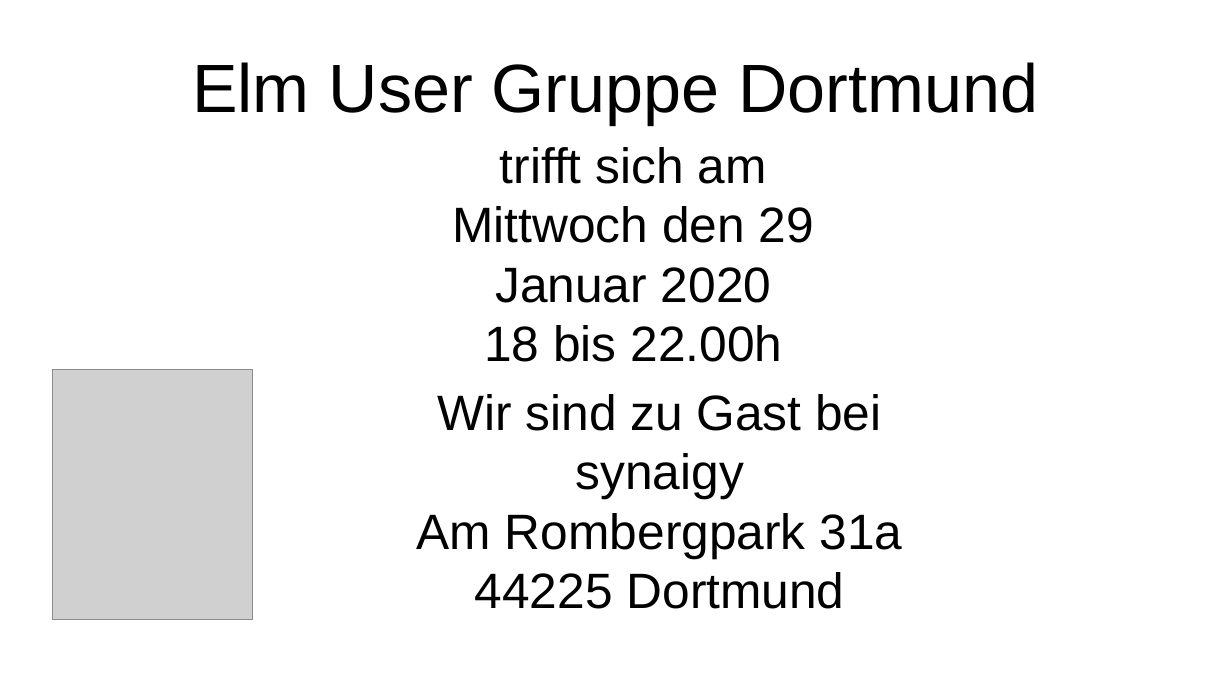
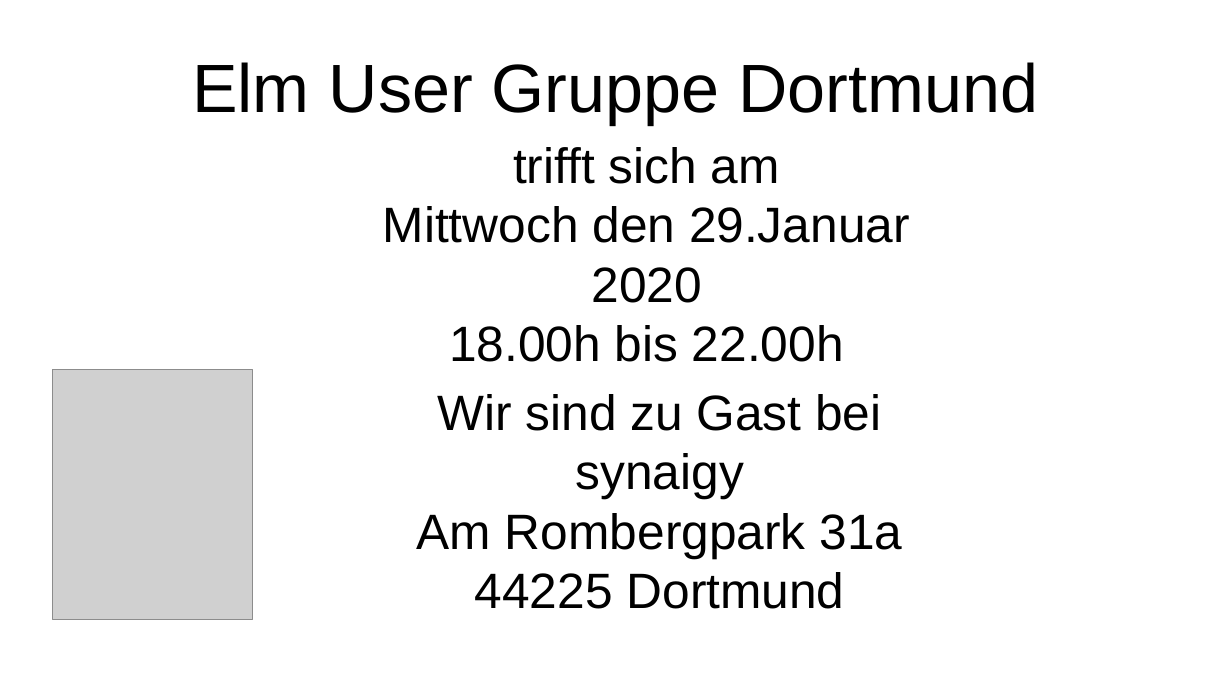
Before and after one commit to zmijunkie/elm-user-gruppe-dortmund, a slide deck: slide 1 of Flyer02.odp. Drawn at 1232x693 pixels with LibreOffice and Linux fonts; fonts in the diff are those of the drawing; grey boxes stand for pictures. Boxes give left, top, right and bottom in pixels: in the first picture for what was removed or moved away, otherwise in the second. Text is boxed around its words. In the diff, an @@ line names an element or a change of style, - is before the commit and + after.

```diff
--- a/Flyer02.odp
+++ b/Flyer02.odp
@@ subtitle "trifft sich am": place and size @@
-subtitle "trifft sich am" at (453, 147, 814, 362)
+subtitle "trifft sich am" at (383, 147, 910, 362)
@@ subtitle at (383, 206, 910, 362): text changed @@
-Mittwoch den 29 Januar 2020
-18 bis 22.00h
+Mittwoch den 29.Januar 2020
+18.00h bis 22.00h
```
Also in this commit, not shown: 2 other slides changed, 2 other files.
